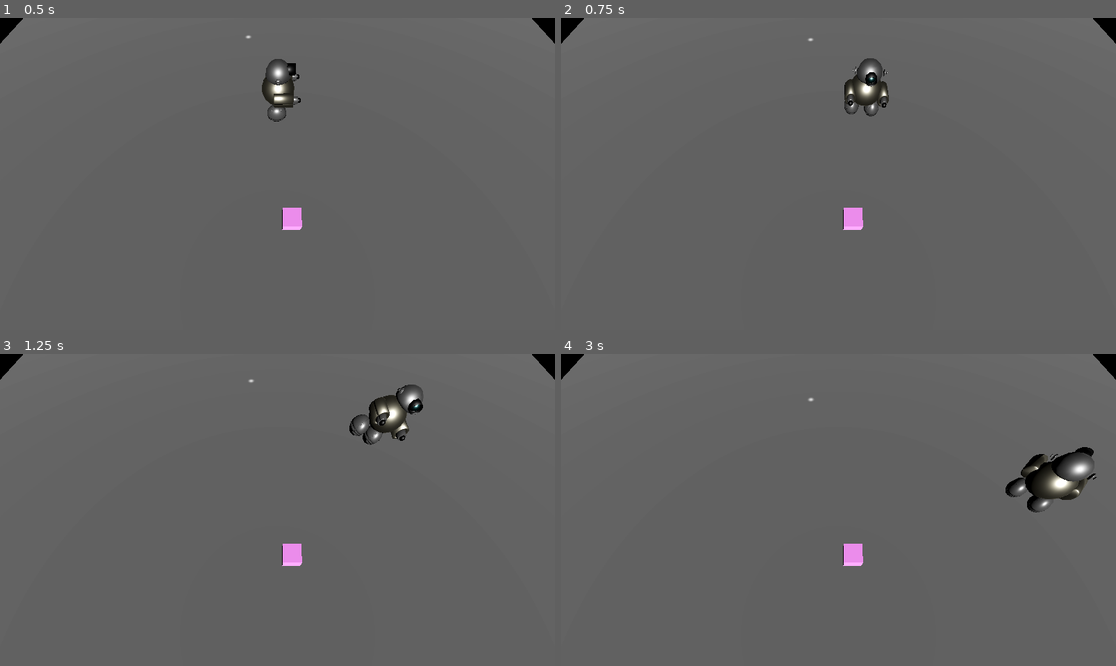
Above: before the commit, frames 1-4 (two rows, left to right).
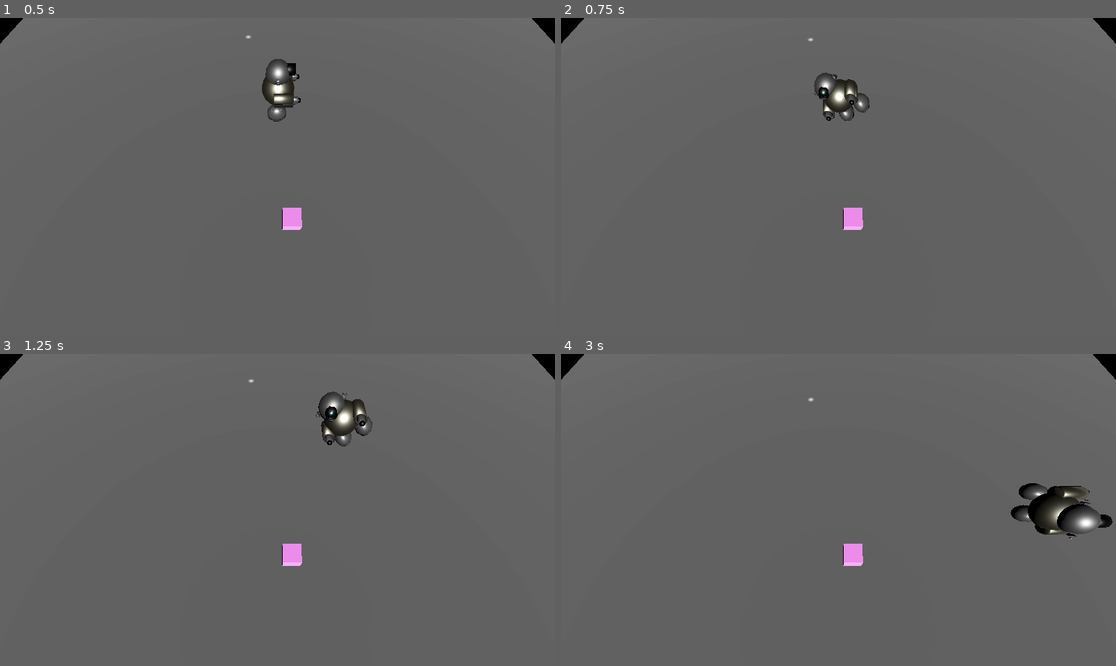
Above: after the commit, the same moments.

Repository: MisterIXI/gmtk25
Game: Godot game, scene res://scenes/_debug/test_game_scene.tscn
Two runs of this game, one before a commit and one after it. Both use one fixed random seed, a clock stepped at 60 frames per second and the inputs below. The project has no main scene, so this scene is started directly.
Inputs (mouse positions are in pixels of both pictures, inside the frame that each line leads up to):
- Up to frame 1 (0.5 s): no input
- Up to frame 2 (0.75 s): move the mouse to (960, 158) at 0.52 s; hold D (move_right) from 0.53 s (still down); hold E (interact) from 0.53 s (still down)
- Up to frame 3 (1.25 s): keep holding D (move_right); keep holding E (interact); tap Space (jump) at 0.77 s
- Up to frame 4 (3 s): move the mouse to (727, 525) at 1.27 s; release D (move_right) at 1.28 s; release E (interact) at 1.28 s; hold S (move_down) 1.28-2.03 s; tap E (interact) at 1.35, 2.85 s; tap Space (jump) at 1.52 s; move the mouse to (894, 441) at 2.02 s; hold D (move_right) 2.03-2.78 s; hold E (interact) 2.03-2.78 s; move the mouse to (810, 572) at 2.77 s; hold W (move_up) from 2.78 s (still down)

Frame 1 is identical in both runs. In frame 2, 1.3% of the frame differs, in the area x 45-60%, y 12-33%; in frame 3, 2.0%; in frame 4, 2.9%, in the area x 80-100%, y 29-60%.

Commit message:
interacting drop

Diff:
--- a/scenes/Entities/Interactable_Objects/crate/interacting_crate.gd
+++ b/scenes/Entities/Interactable_Objects/crate/interacting_crate.gd
@@ -13,9 +13,19 @@
 		#show interacting 3d Sprite
 		get_tree().get_first_node_in_group("interact_manager").start_interacting_on_position(global_position, self)
 
+func _on_body_exited(_body : Node3D) -> void:
+	if _body.is_in_group("player"):
+		_new_parent = null
+		print("hide interacting")
+		#hide interacting 3d Sprite
+		get_tree().get_first_node_in_group("interact_manager").stop_interacting_on_position()
+
 func interact()->void:
 	print("Interact")
 	get_tree().get_first_node_in_group("player").set_new_interactable(self)
 
 func drop_effect() ->void:
 	print("drop")
+	var tween = create_tween()
+	tween.tween_property(self, "position:y",0.5, 1.5)
+	tween.tween_property(self, "position:y", 0.5, 1.5)
--- a/scenes/Entities/Player/robo_chan.gd
+++ b/scenes/Entities/Player/robo_chan.gd
@@ -4,13 +4,21 @@
 const SPEED : float = 7.5
 const JUMP_VELOCITY : float = 4.5
 const ACCELERATION : float  = 10
-
+const LOOK_SMOOTHNESS : float = 8.0
 # Private Variables
 var _input_direction : Vector2  = Vector2.ZERO
 var _next_direction : Vector3 = Vector3.ZERO
 # holding interactable
 var _current_holding_object : Node3D = null
 
+################## INPUT HANDLE
+func _unhandled_input(event):
+	if event.is_action_pressed("interact"):
+		if _current_holding_object != null:
+			#drop item if held
+			_drop_interactable()
+
+################### PHYSIC PROCESS
 func _physics_process(delta: float) -> void:
 	# Add the gravity.
 	if not is_on_floor():
@@ -35,22 +43,32 @@
 		velocity.x = move_toward(velocity.x, 0, SPEED)
 		velocity.z = move_toward(velocity.z, 0, SPEED)
 	#apply visual to look to direction
-	if _input_direction != Vector2.ZERO:
-		player_visual_node.look_at(_next_direction*SPEED)
+	if _next_direction.length() > 0.1:
+		player_visual_node.look_at(player_visual_node.global_position + Vector3(_input_direction.x,1,_input_direction.y), Vector3(0, 1, 0))
 	#apply velocity and slide
 	move_and_slide()
 
+## Check if holding and set new current interactable and apply it to hand left
 func set_new_interactable(_node : Node3D) ->void:
 	if _current_holding_object != null:
 		## drop current holding interactable
+		_drop_interactable()
+	if _node:
+		# apply new current holding interactable item
+		_current_holding_object = _node
+		#remove mother and add as child to hand left
+		_current_holding_object.get_parent().remove_child(_current_holding_object)
+		player_visual_node.hand.add_child(_current_holding_object)
+		#reset local position
+		_current_holding_object.position =  Vector3.ZERO
+	else:
+		print("Player_Controller Error:  Null Object _node -> on set_new_interactable")
+
+## drop current holding interactable
+func _drop_interactable() ->void:
+	if _current_holding_object:
 		# remove holding interactable from hand
 		_current_holding_object.get_parent().remove_child(_current_holding_object)
 		_current_holding_object.drop_effect()
-	if _node:
-		# apply new item
-		_current_holding_object = _node
-		#add as child to hand left
-		_current_holding_object.get_parent().remove_child(_current_holding_object)
-		player_visual_node.hand.add_child(_current_holding_object)
-		#reset local position
-		position =  Vector3.ZERO
+	else:
+		print("Player_Controller Error:  Null Object on _drop_interactable")
--- a/scenes/UI/Interacting_manager/interacting_manger.gd
+++ b/scenes/UI/Interacting_manager/interacting_manger.gd
@@ -11,12 +11,18 @@
 		if _caller != null:
 			_on_input_cast_interact()
 
+# set _calller and show interactable sprite
 func start_interacting_on_position(_pos : Vector3, caller : Node3D) ->void:
 	_interact_sprite.global_position = _pos
 	_interact_sprite.show()
 
 	_caller = caller
 
+# hide interactable sprite
+func stop_interacting_on_position() ->void:
+	_interact_sprite.hide()
+	_caller = null
+
 func _on_input_cast_interact() ->void:
 	_caller.interact()
 	_interact_sprite.hide()
